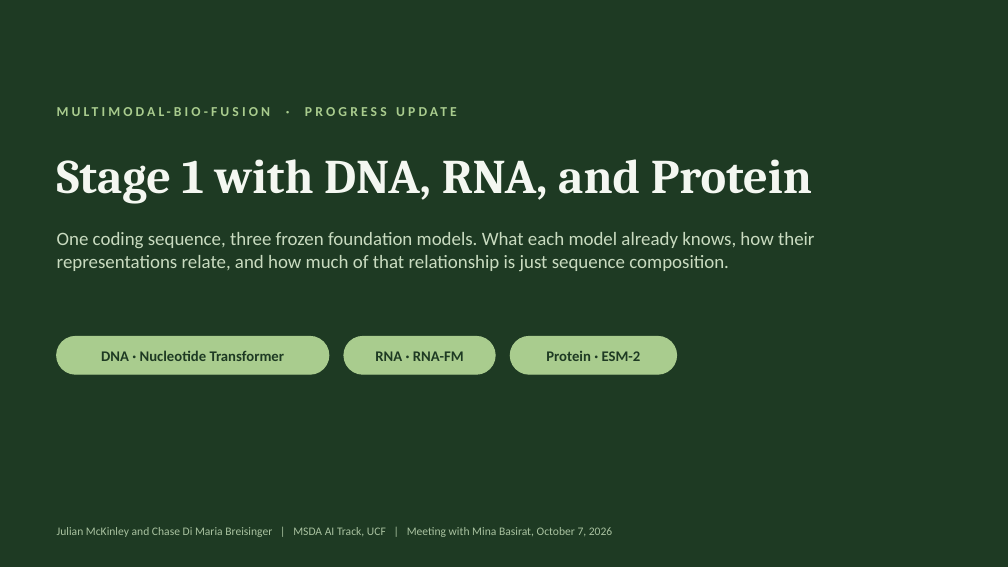
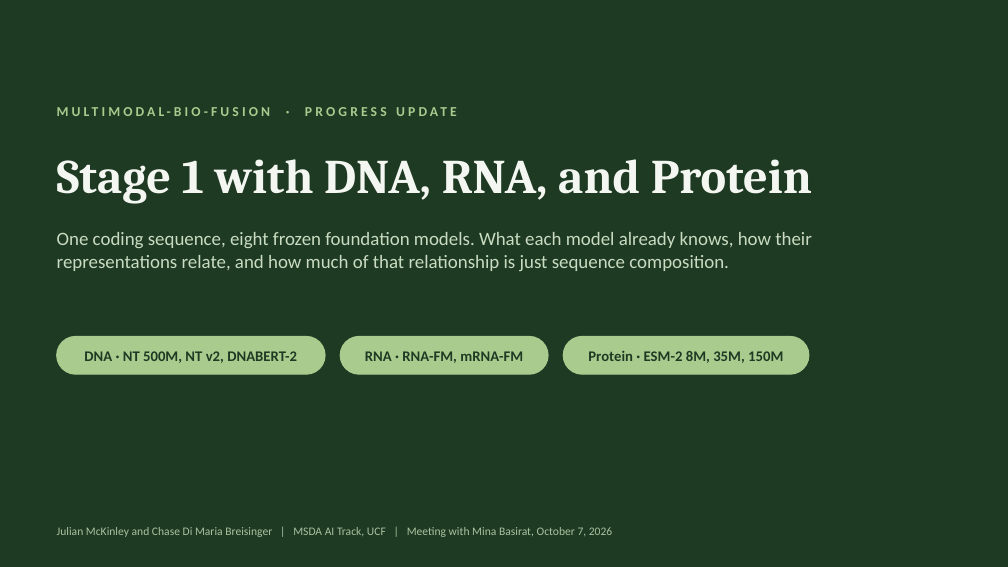
Before and after one commit to jtmckinley4/RNA-Protein-Multimodal-Fusion, a slide deck: slide 1 of Notes/Mina_Meeting_Slides_2026-10-07.pptx. Drawn at 1008x567 pixels with LibreOffice and Linux fonts; fonts in the diff are those of the drawing. Boxes give left, top, right and bottom in pixels: in the first picture for what was removed or moved away, otherwise in the second. Text is boxed around its words. In the diff, an @@ line names an element or a change of style, - is before the commit and + after.

```diff
--- a/Notes/Mina_Meeting_Slides_2026-10-07.pptx
+++ b/Notes/Mina_Meeting_Slides_2026-10-07.pptx
@@ text at bbox=[57, 232, 812, 271]: text changed @@
-One coding sequence, three frozen foundation models. What each model already knows, how their representations relate, and how much of that relationship is just sequence composition.
+One coding sequence, eight frozen foundation models. What each model already knows, how their representations relate, and how much of that relationship is just sequence composition.
@@ rounded rectangle: place and size @@
-rounded rectangle at bbox=[57, 337, 329, 374]
+rounded rectangle at bbox=[57, 337, 325, 374]
@@ text at bbox=[84, 351, 297, 363]: text changed @@
-DNA · Nucleotide Transformer
+DNA · NT 500M, NT v2, DNABERT-2
@@ rounded rectangle: place and size @@
-rounded rectangle at bbox=[344, 337, 495, 374]
+rounded rectangle at bbox=[340, 337, 548, 374]
@@ text at bbox=[365, 351, 523, 363]: text changed @@
-RNA · RNA-FM
+RNA · RNA-FM, mRNA-FM
@@ rounded rectangle: place and size @@
-rounded rectangle at bbox=[510, 337, 677, 374]
+rounded rectangle at bbox=[563, 337, 809, 374]
@@ text at bbox=[588, 351, 783, 363]: text changed @@
-Protein · ESM-2
+Protein · ESM-2 8M, 35M, 150M
```
Also in this commit, not shown: 4 other slides changed, 4 slides added, 3 slides removed, 2 other files.
